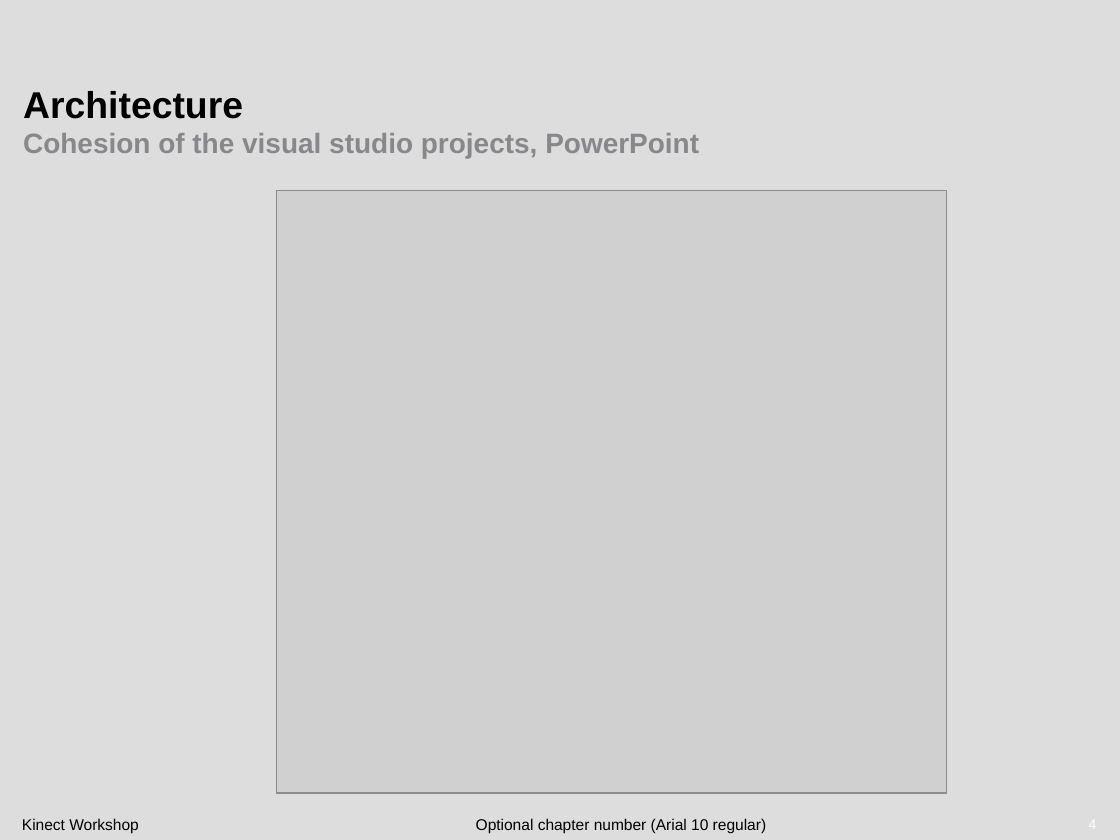
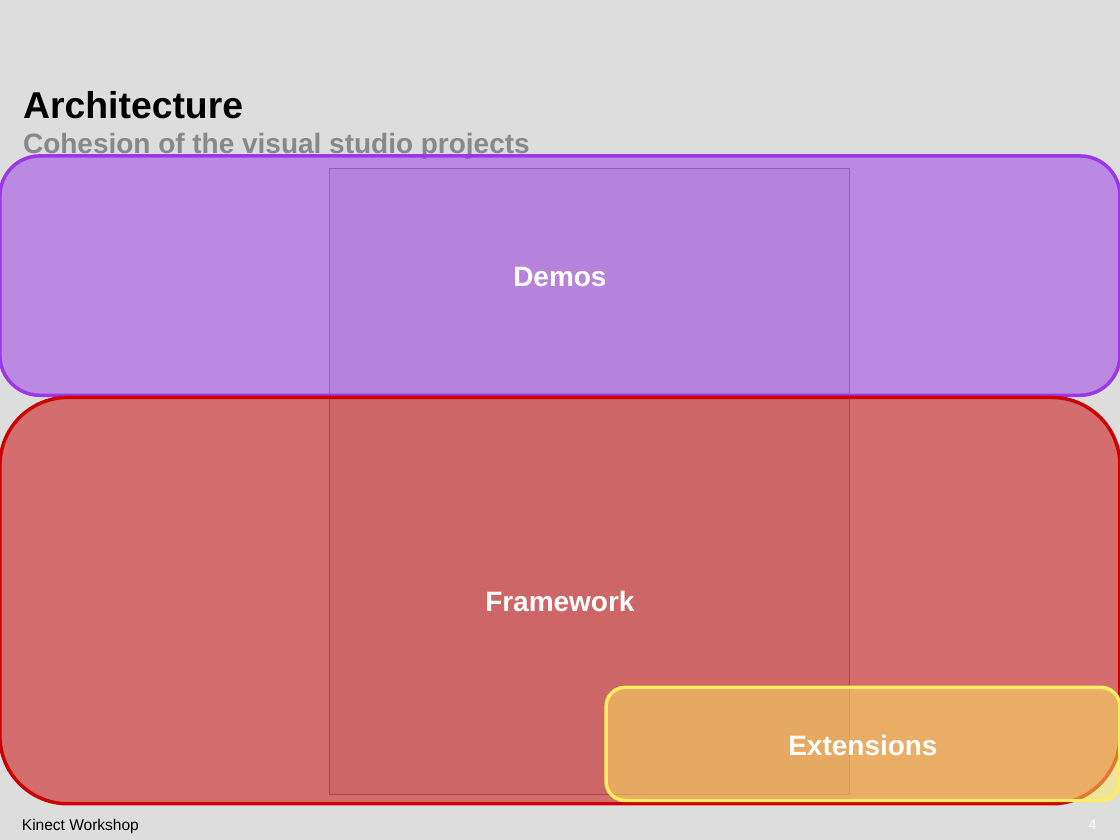
Before and after one commit to atosorigin/Kinect, a slide deck: slide 4 of doc/Demos/Workshop/Workshop presentation.pptx. Drawn at 1120x840 pixels with LibreOffice and Linux fonts; fonts in the diff are those of the drawing; grey boxes stand for pictures; background and template pictures are left out. Boxes give left, top, right and bottom in pixels: in the first picture for what was removed or moved away, otherwise in the second. Text is boxed around its words. In the diff, an @@ line names an element or a change of style, - is before the commit and + after.

Commit message:
Updated PowerPoint presentation to new version

```diff
--- a/doc/Demos/Workshop/Workshop presentation.pptx
+++ b/doc/Demos/Workshop/Workshop presentation.pptx
@@ text at [23, 133, 530, 158]: text changed @@
-Cohesion of the visual studio projects, PowerPoint
+Cohesion of the visual studio projects
@@ rounded rectangle added at [0, 156, 1120, 395], fill #9C37E7 at 50% opacity, outline #9C37E7 2.25 pt, 18 pt, text #FFFFFF, bold @@
+Demos
@@ picture: place and size @@
-picture at [277, 190, 946, 793]
+picture at [329, 168, 850, 794]
@@ rounded rectangle added at [0, 398, 1120, 804], fill #CC0000 at 50% opacity, outline #CC0000 2.25 pt, 18 pt, text #FFFFFF, bold @@
+Framework
@@ rounded rectangle added at [606, 688, 1120, 801], fill #FFEC5F at 50% opacity, outline #FFEC5F 2.25 pt, 18 pt, text #FFFFFF, bold @@
+Extensions
@@ text removed at [476, 818, 766, 834] @@
-Optional chapter number (Arial 10 regular)
```
Also in this commit, not shown: 3 other slides changed, 3 slides removed.
